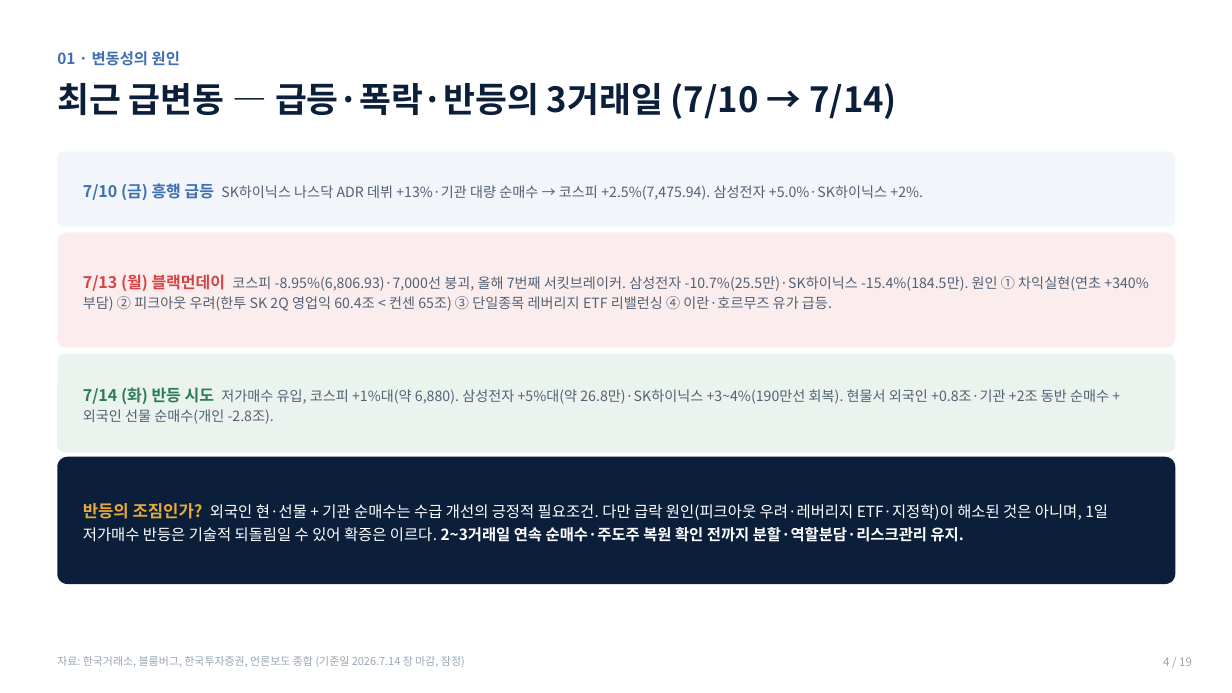
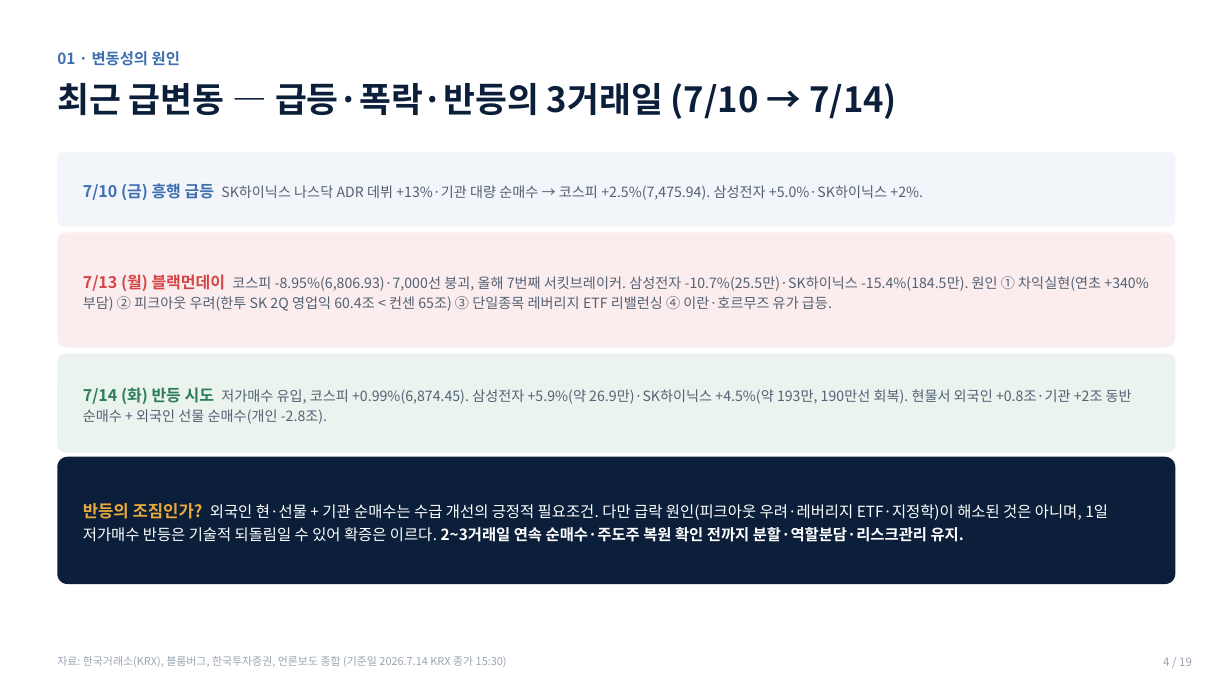
Before and after one commit to hanaroline/work_1, a slide deck: slide 4 of 반도체_고객세미나_2026.7.14.pptx. Drawn at 1232x693 pixels with LibreOffice and Linux fonts; fonts in the diff are those of the drawing. Boxes give left, top, right and bottom in pixels: in the first picture for what was removed or moved away, otherwise in the second. Text is boxed around its words. In the diff, an @@ line names an element or a change of style, - is before the commit and + after.

```diff
--- a/반도체_고객세미나_2026.7.14.pptx
+++ b/반도체_고객세미나_2026.7.14.pptx
@@ text at bbox=[83, 387, 1132, 424]: text changed @@
-7/14 (화) 반등 시도 저가매수 유입, 코스피 +1%대(약 6,880). 삼성전자 +5%대(약 26.8만)·SK하이닉스 +3~4%(190만선 회복). 현물서 외국인 +0.8조·기관 +2조 동반 순매수 + 외국인 선물 순매수(개인 -2.8조).
+7/14 (화) 반등 시도 저가매수 유입, 코스피 +0.99%(6,874.45). 삼성전자 +5.9%(약 26.9만)·SK하이닉스 +4.5%(약 193만, 190만선 회복). 현물서 외국인 +0.8조·기관 +2조 동반 순매수 + 외국인 선물 순매수(개인 -2.8조).
@@ text at bbox=[57, 656, 507, 667]: text changed @@
-자료: 한국거래소, 블룸버그, 한국투자증권, 언론보도 종합 (기준일 2026.7.14 장 마감, 잠정)
+자료: 한국거래소(KRX), 블룸버그, 한국투자증권, 언론보도 종합 (기준일 2026.7.14 KRX 종가 15:30)
```
Also in this commit, not shown: 3 other slides changed.
